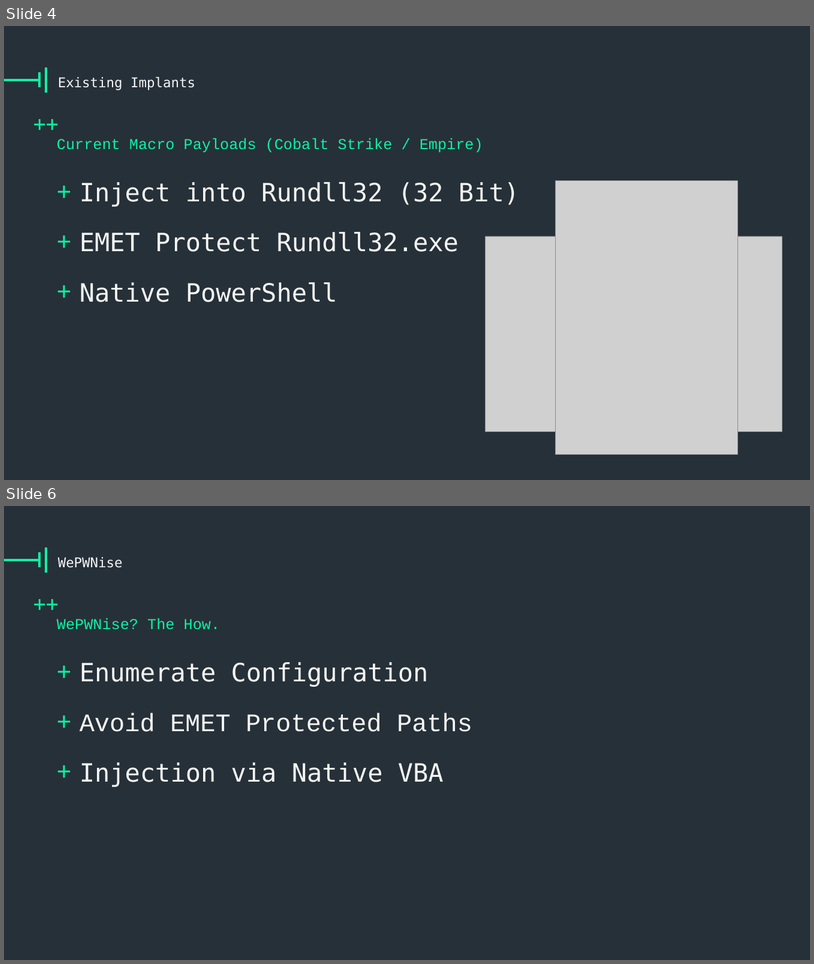
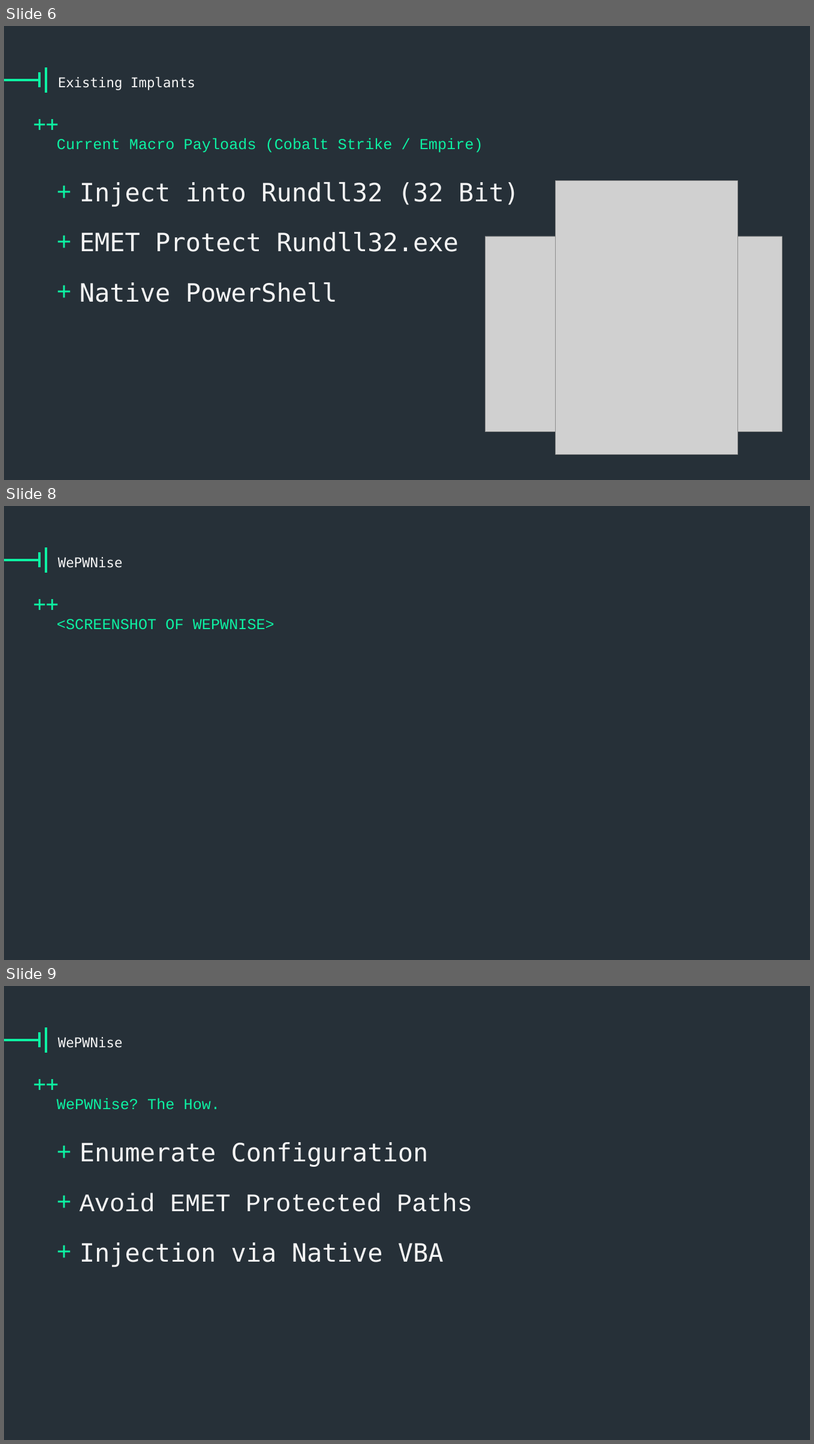
Before and after one commit to vysec/wepwnise-presentation, a slide deck: one-template-to-rule-them-all_emet-part.pptx. Shown one above the other, each under a label of ours: slides 4 and 6 before the commit, slides 6, 8 and 9 after it; the slides between them are not shown. The pictures are 814x964 and 814x1444 pixels, drawn with LibreOffice and Linux fonts; fonts in the diff are those of the drawing; grey boxes stand for pictures; background and template pictures are left out. Boxes give left, top, right and bottom in pixels: in the first picture for what was removed or moved away, otherwise in the second. Text is boxed around its words. In the diff, an @@ line names an element or a change of style, - is before the commit and + after.

```diff
--- a/one-template-to-rule-them-all_emet-part.pptx
+++ b/one-template-to-rule-them-all_emet-part.pptx
@@ slide 8 added at box(4, 506, 810, 960), background #263038; not listed: 4 template elements that a slide beside it also shows @@
@@ title added at box(58, 557, 123, 568), 32 pt, text #F5F5F5 @@
+WePWNise
@@ text added at box(57, 619, 275, 630), 36 pt, text #0DF2A3 @@
+<SCREENSHOT OF WEPWNISE>
@@ what was slide 4 is now slide 6 @@
@@ what was slide 6 is now slide 9 @@
```
Also in this commit, not shown: 1 slide changed, 3 other slides added.
